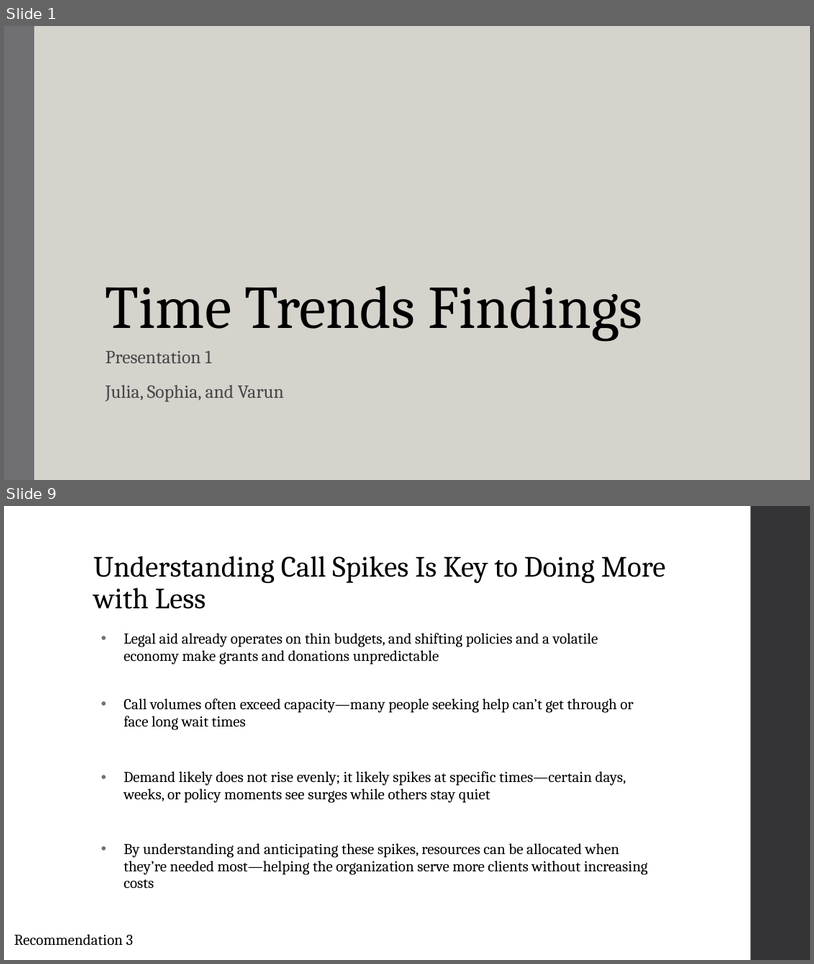
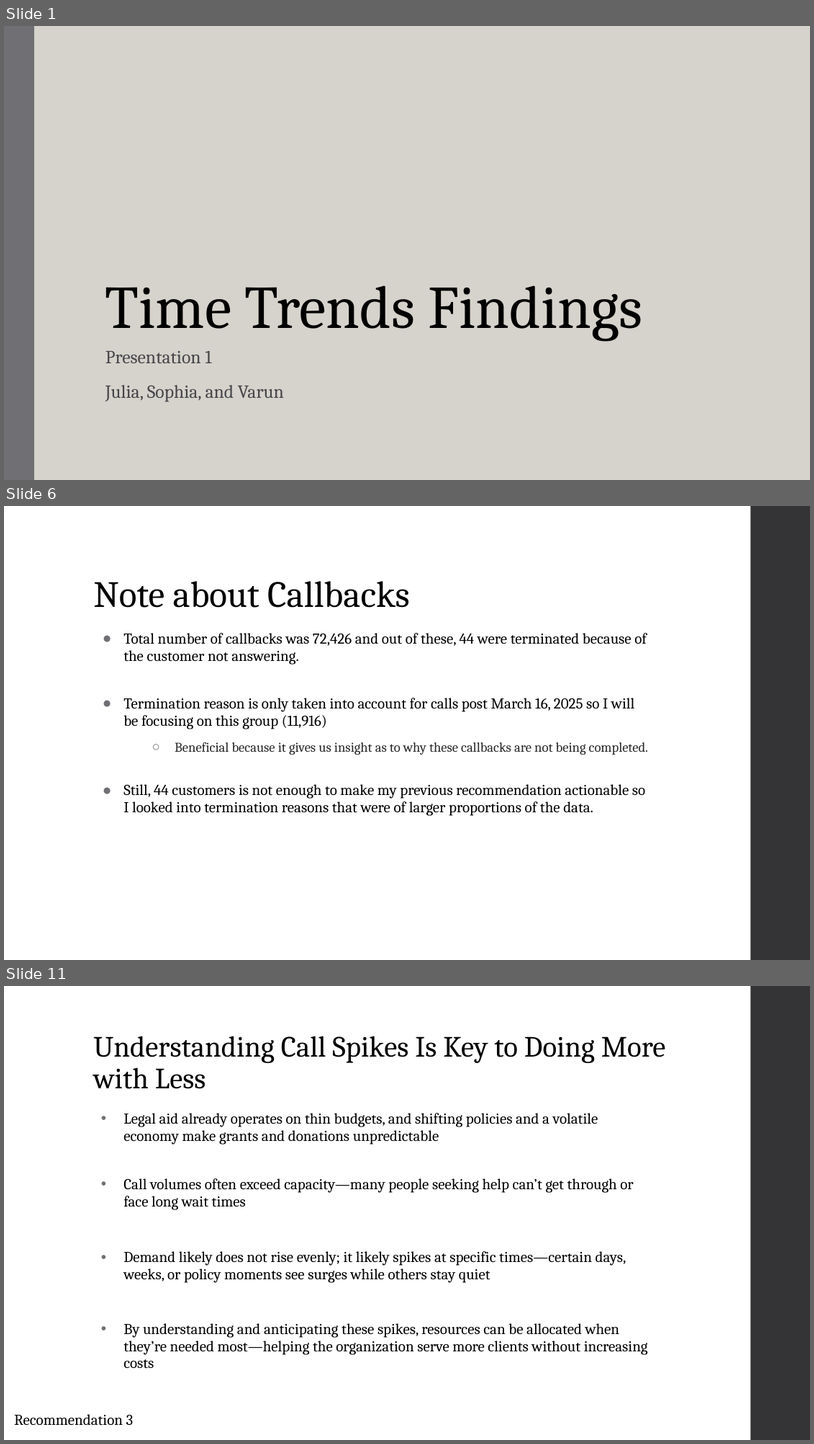
Before and after one commit to arvindkrishna87/STAT390_LegalAid_Fall2025, a slide deck: Presentations/Dashboard/TimeTrendsPresentation1_8Oct_Group1.pptx. Shown one above the other, each under a label of ours: slides 1 and 9 before the commit, slides 1, 6 and 11 after it; the slides between them are not shown. The pictures are 814x964 and 814x1444 pixels, drawn with LibreOffice and Linux fonts; fonts in the diff are those of the drawing. Boxes give left, top, right and bottom in pixels: in the first picture for what was removed or moved away, otherwise in the second. Text is boxed around its words. In the diff, an @@ line names an element or a change of style, - is before the commit and + after.

```diff
--- a/Presentations/Dashboard/TimeTrendsPresentation1_8Oct_Group1.pptx
+++ b/Presentations/Dashboard/TimeTrendsPresentation1_8Oct_Group1.pptx
@@ slide 6 added at bbox=[4, 506, 810, 960], background #FFFFFF; not listed: 1 template element that a slide beside it also shows @@
@@ title added at bbox=[93, 581, 410, 608], 44 pt, text #000000 @@
+Note about Callbacks
@@ text added at bbox=[124, 633, 647, 664], 18 pt, text #000000 @@
+● Total number of callbacks was 72,426 and out of these, 44 were terminated because of the customer not answering.
@@ text added at bbox=[124, 698, 635, 729], 18 pt, text #000000 @@
+● Termination reason is only taken into account for calls post March 16, 2025 so I will be focusing on this group (11,916)
@@ text added at bbox=[175, 742, 648, 754], 16 pt, text #262626 @@
+  ○ Beneficial because it gives us insight as to why these callbacks are not being completed.
@@ text added at bbox=[124, 784, 646, 816], 18 pt, text #000000 @@
+● Still, 44 customers is not enough to make my previous recommendation actionable so I looked into termination reasons that were of larger proportions of the data.
@@ what was slide 9 is now slide 11 @@
```
Also in this commit, not shown: 8 slides changed, 5 other slides added, 7 slides removed.
